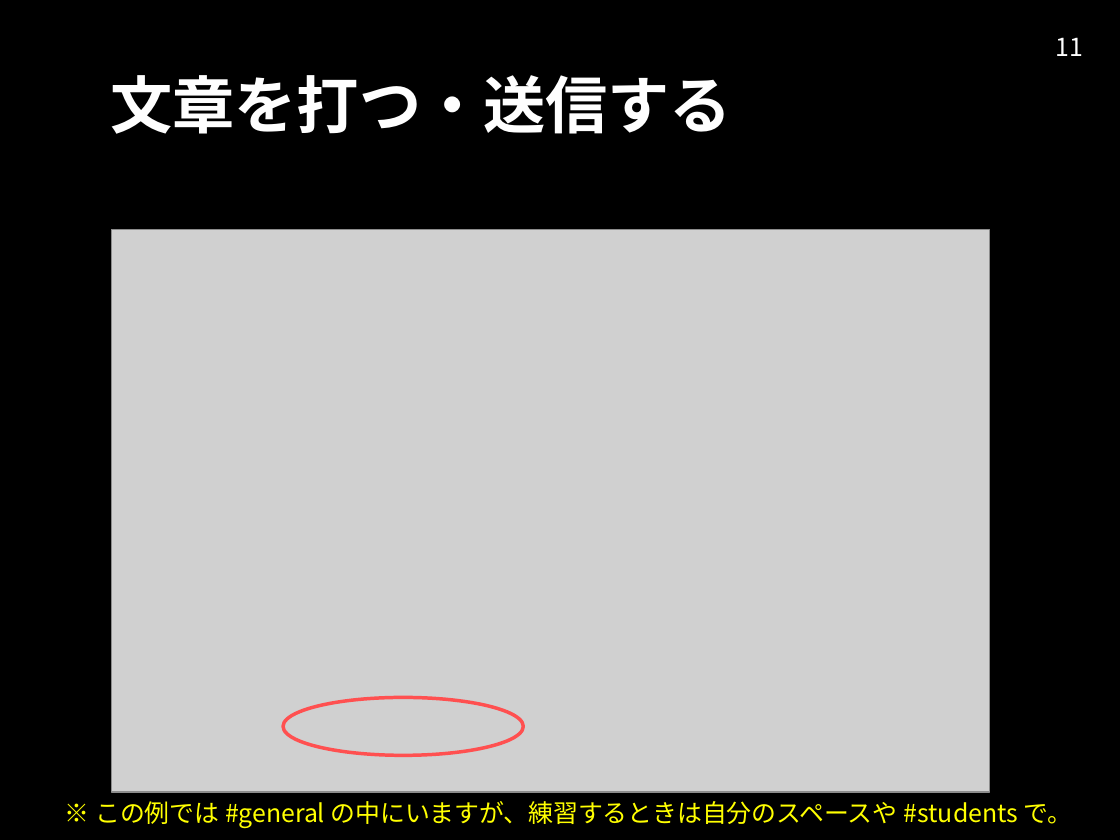
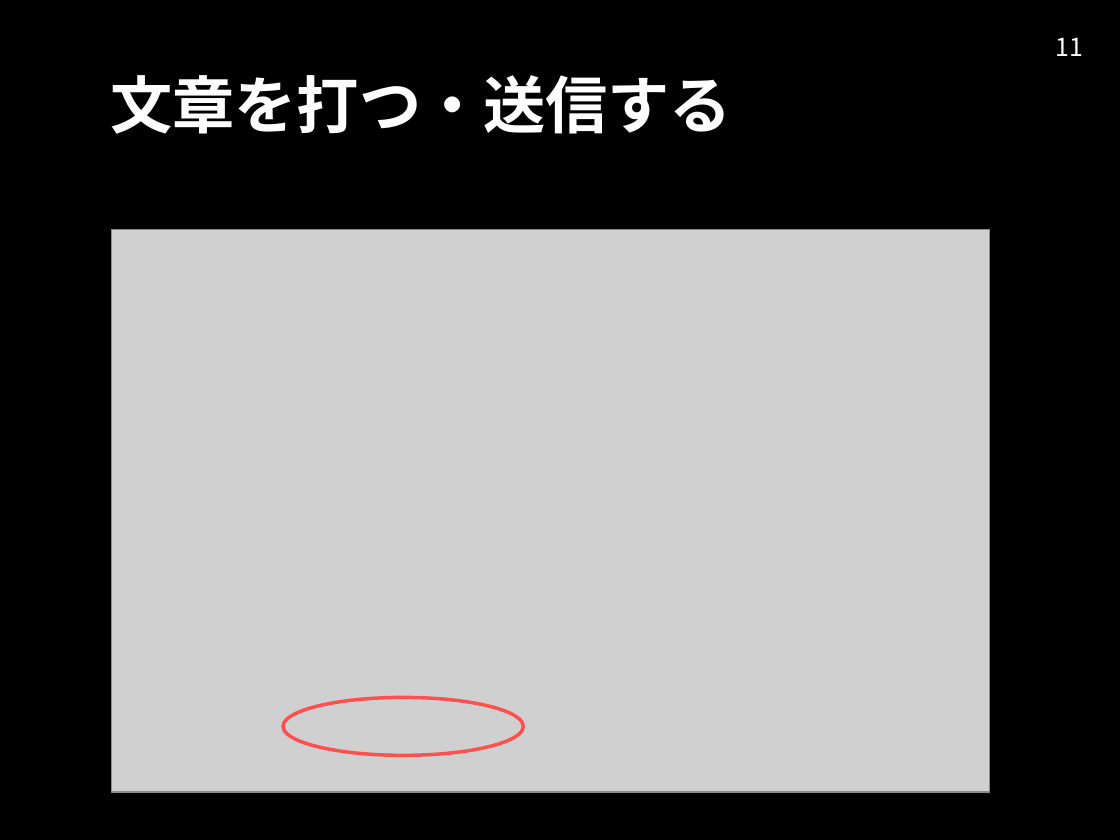
Before and after one commit to kottn/begin-slack, a slide deck: slide 11 of begin-slack.pptx. Drawn at 1120x840 pixels with LibreOffice and Linux fonts; fonts in the diff are those of the drawing; grey boxes stand for pictures; background and template pictures are left out. Boxes give left, top, right and bottom in pixels: in the first picture for what was removed or moved away, otherwise in the second. Text is boxed around its words. In the diff, an @@ line names an element or a change of style, - is before the commit and + after.

```diff
--- a/begin-slack.pptx
+++ b/begin-slack.pptx
@@ text removed at (95,801,1073,829) @@
-※ この例では #general の中にいますが、練習するときは自分のスペースや #students で。
```
Also in this commit, not shown: 2 other slides changed, 1 other file.
